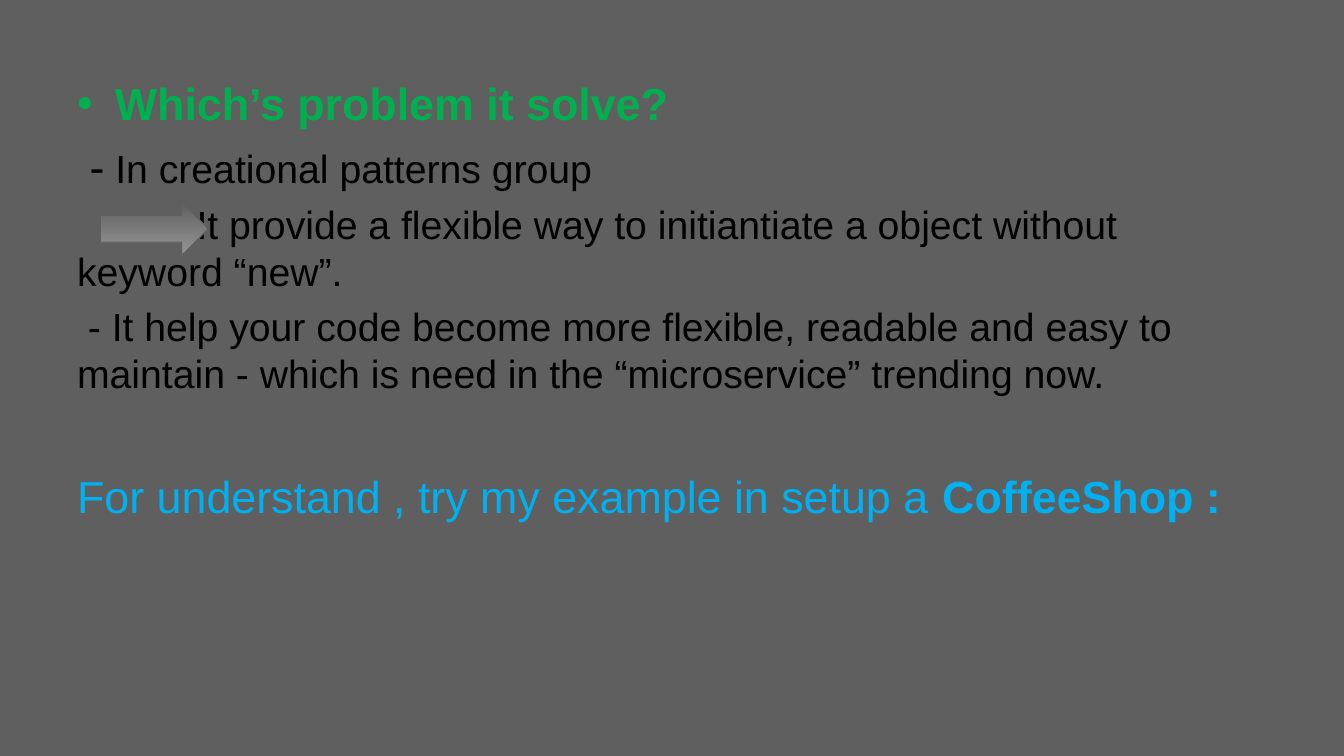
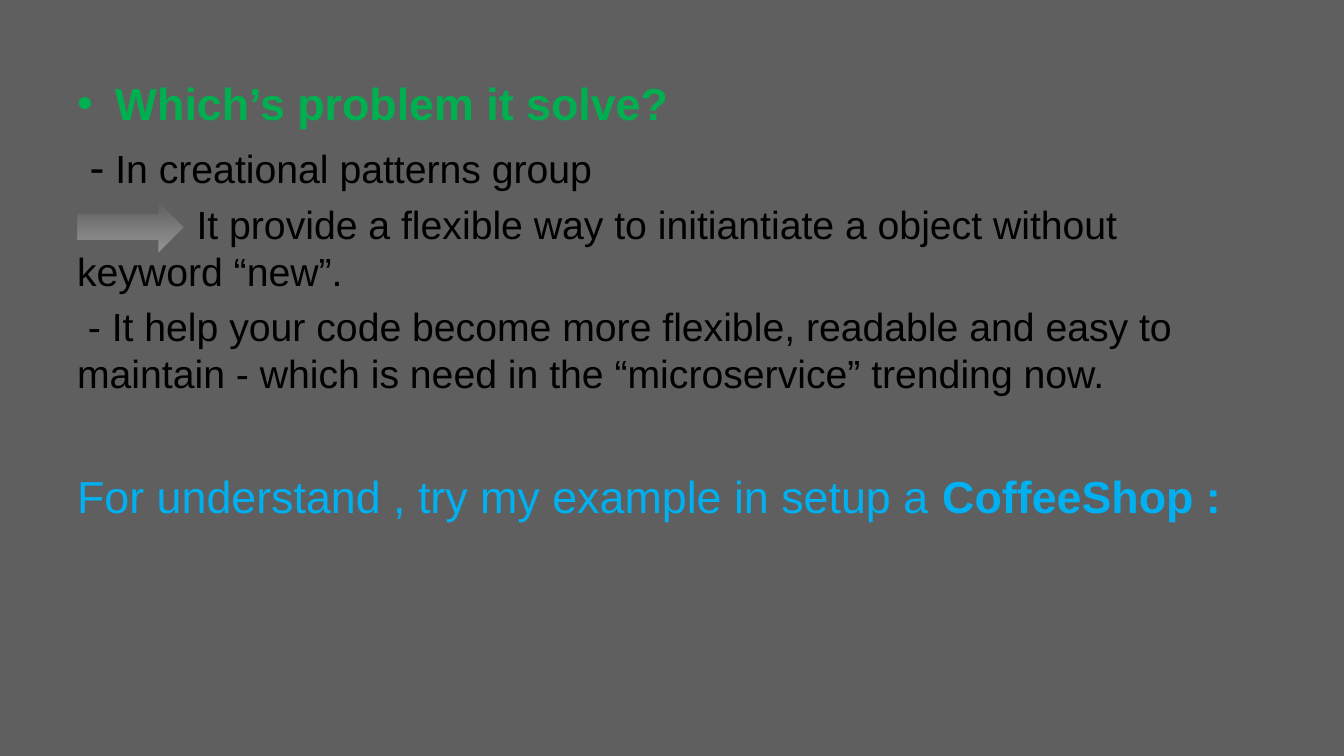
Before and after one commit to duyhelloworld/java-learning, a slide deck: slide 13 of DesignPatterns/slide_Design_Pattern.pptx. Drawn at 1344x756 pixels with LibreOffice and Linux fonts; fonts in the diff are those of the drawing; background and template pictures are left out. Boxes give left, top, right and bottom in pixels: in the first picture for what was removed or moved away, otherwise in the second. Text is boxed around its words. In the diff, an @@ line names an element or a change of style, - is before the commit and + after.

Commit message:
updated

```diff
--- a/DesignPatterns/slide_Design_Pattern.pptx
+++ b/DesignPatterns/slide_Design_Pattern.pptx
@@ right arrow: place and size @@
-right arrow at [101,202,209,255]
+right arrow at [77,201,185,254]
```
